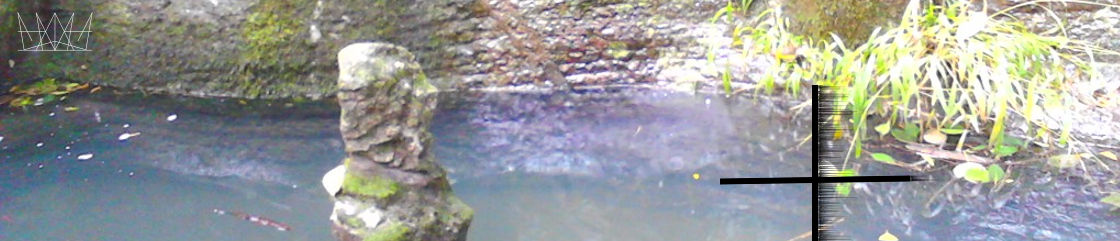
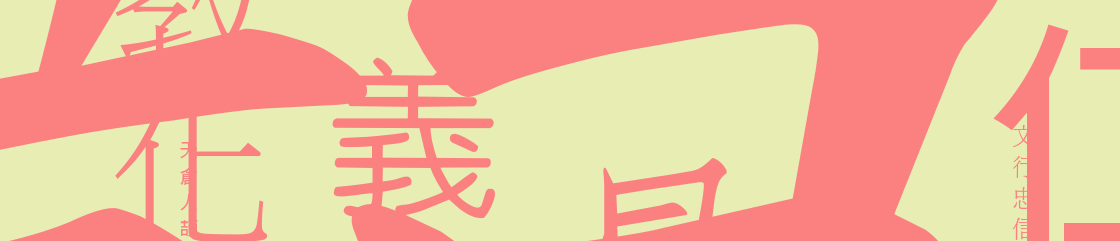
Revision of a layered 1120 x 241 image; what changed, layer by layer:
added layer "昜" above "龍" over [602, 158, 727, 241]
renamed "Layer #2" to "龍", painted on it over [0, 0, 998, 241]
removed layer "I.svg" over [17, 12, 93, 51]
removed layer "IMG_20151206_134223.jpg" over [0, 0, 1120, 241]
added layer "文 ..." above "義" over [1012, 125, 1034, 240]
renamed "Layer copy #1" to "義", moved it above "仁", painted on it over [280, 57, 495, 219]
removed layer "Layer copy" over [283, 92, 372, 153]
removed layer "Layer copy #2" over [103, 5, 277, 179]
added layer "仁" above "教化" over [993, 24, 1120, 241]
renamed "Layer #3" to "教化", painted on it over [0, 0, 268, 241]
renamed "Layer copy #3" to "天 ...", painted on it over [0, 0, 244, 237]
removed layer "Layer #1" over [365, 22, 1120, 200]
painted on "Layer" over [0, 0, 1120, 241]
removed layer "Layer copy #4" over [116, 164, 192, 240]
